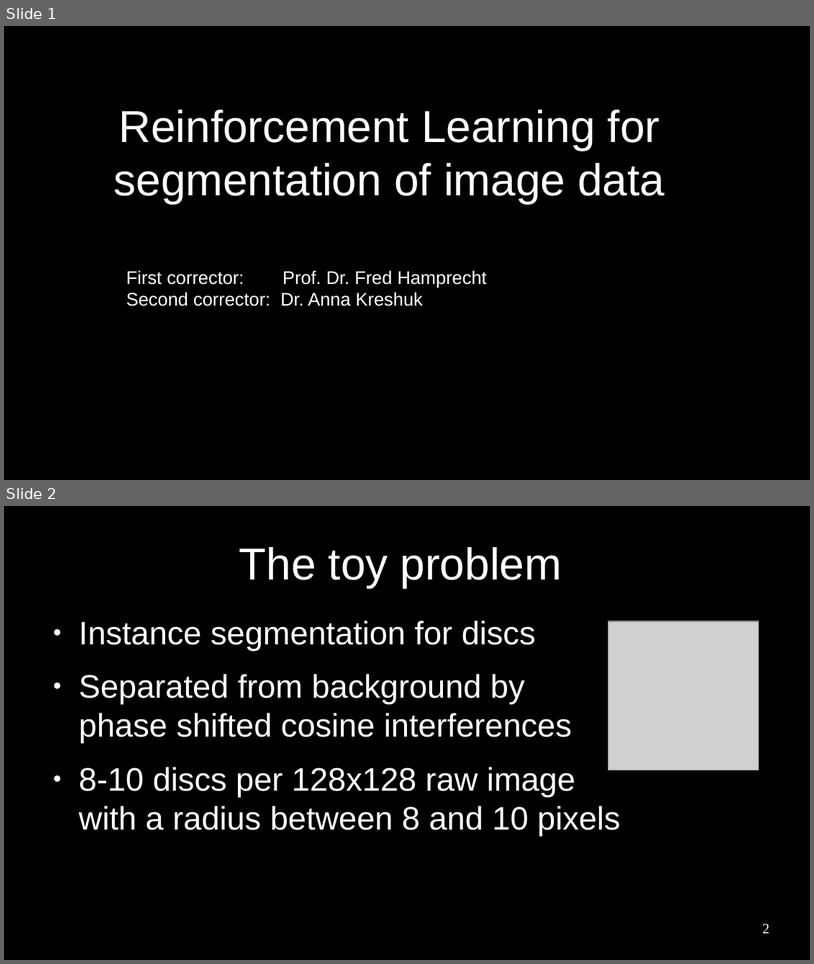
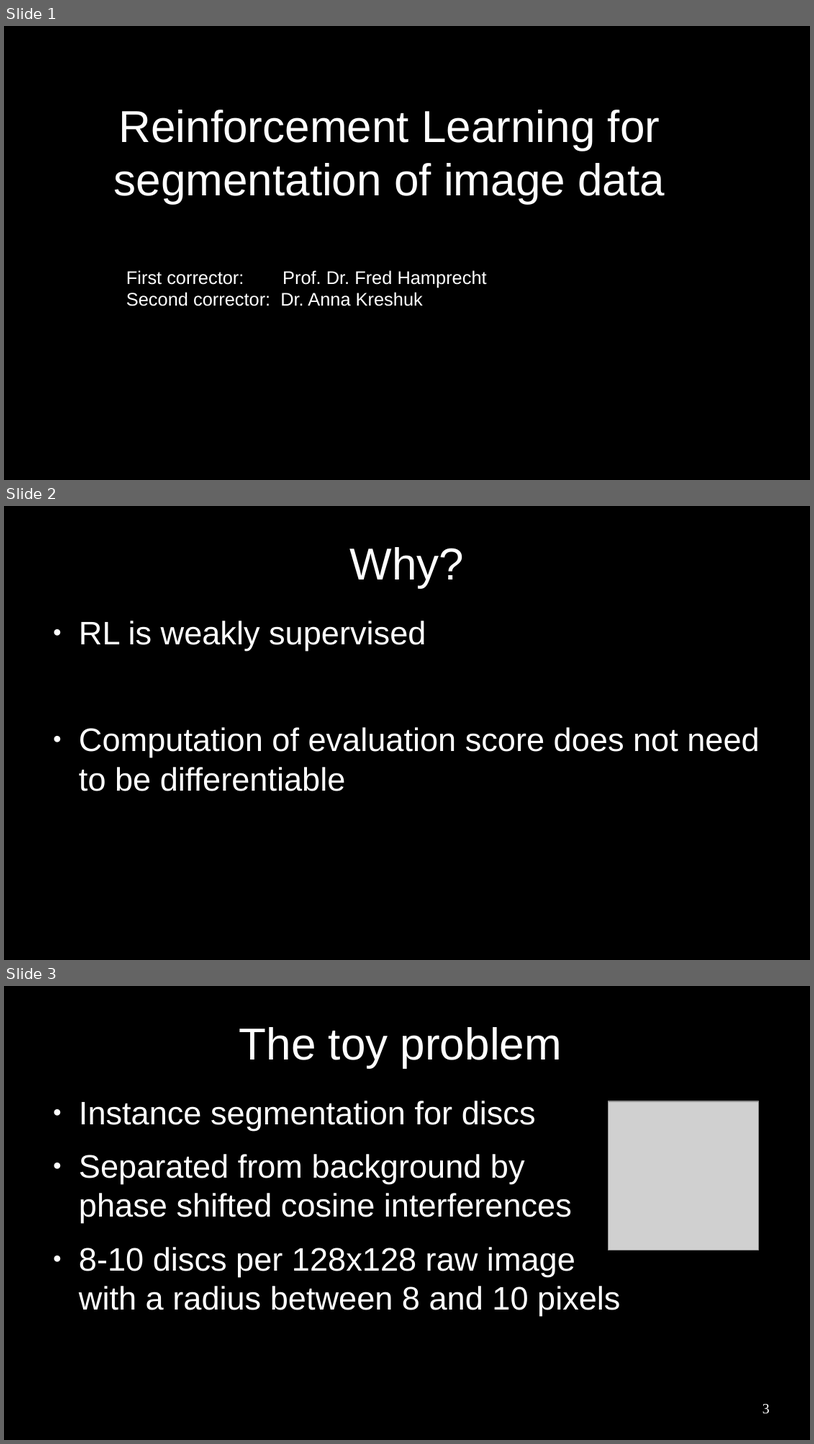
Before and after one commit to paulhfu/sideProject, a slide deck: thesis/presentation/pres.odp. Shown one above the other, each under a label of ours: slides 1 and 2 before the commit, slides 1, 2 and 3 after it. The pictures are 814x964 and 814x1444 pixels, drawn with LibreOffice and Linux fonts; fonts in the diff are those of the drawing; grey boxes stand for pictures. Boxes give left, top, right and bottom in pixels: in the first picture for what was removed or moved away, otherwise in the second. Text is boxed around its words. In the diff, an @@ line names an element or a change of style, - is before the commit and + after.

```diff
--- a/thesis/presentation/pres.odp
+++ b/thesis/presentation/pres.odp
@@ slide 2 added at [4, 506, 810, 960], background #000000 @@
@@ title added at [350, 547, 465, 587], 44 pt, text #FFFFFF @@
+Why?
@@ text added at [79, 620, 759, 791], 32 pt, text #FFFFFF @@
+● RL is weakly supervised
+● Computation of evaluation score does not need to be differentiable
@@ what was slide 2 is now slide 3 @@
@@ page number at [763, 1404, 770, 1414]: text changed @@
-2
+3
```
Also in this commit, not shown: 11 slides changed, 3 other slides added, 2 slides removed, 1 other file.
